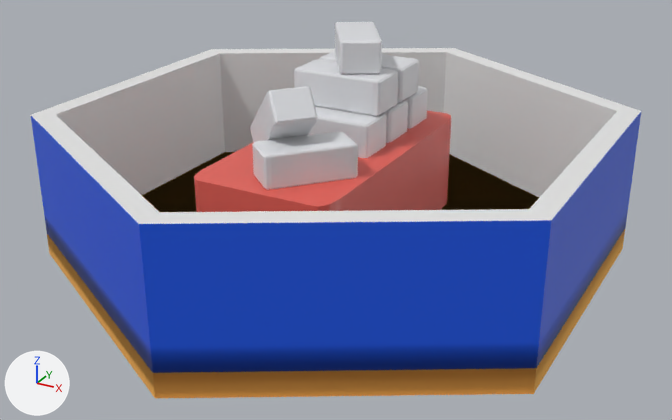
The FBX model Assets/Models/beeswaxFactory.fbx as it was, and as the next commit left it.
Before and after are seen from a 50 mm camera at (0.702, -1.283, 0.7) aimed at (0.017, -0.038, 0.077). The lights are fixed; the arrows at lower left show +X, +Y and +Z. Where no turn or scale is listed for an object, it has been applied to the vertices. Vertices at the same position are counted once.

In view in the first picture: 'Cube.008', 'HexFloor'.
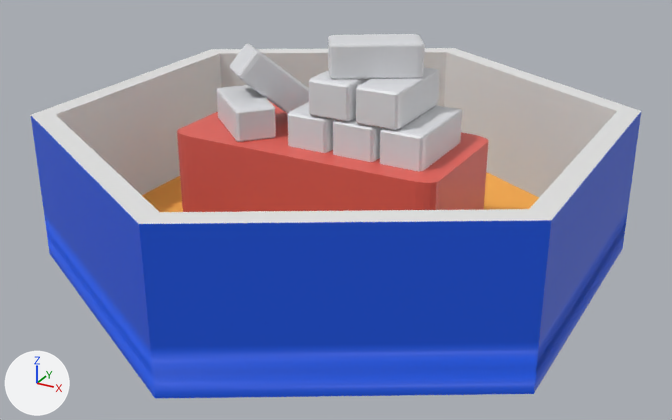
Location of each change, (x1, y1, x2, y2) in pixels of the pictures (672 x 420 px):
'beewaxbricks', added
    after: (177, 34, 488, 212)
    faces in mat_beeswaxbrick_008 (white #e2e3e7): (217, 34, 462, 171)
    faces in mat_table (red #e76156): (177, 99, 488, 212)
'Cube.008', deleted
    before: (194, 22, 451, 212)
    faces in mat_table (red #e76156): (194, 110, 451, 212)
    faces in mat_beeswaxbrick_004 (white #e2e3e7): (252, 132, 358, 190)
    faces in mat_beeswaxbrick_006 (white #e2e3e7): (294, 60, 398, 116)
    faces in mat_beeswaxbrick_007 (white #e2e3e7): (250, 86, 318, 143)
    faces in mat_beeswaxbrick_008 (white #e2e3e7): (335, 22, 382, 74)
part 1 of me_cylinder, recoloured
    both: (47, 229, 625, 398)

What the commit changed:
me_cylinder has 42 vertices, 36 faces and spans x -0.433..0.433, y -0.5..0.5, z -0.02..0.232.
me_cylinder is used by ob_hexfloor; location (0.0, 0.0, 0.0).
me_cylinder part 1: 6 faces spanning x -0.433..0.433, y -0.5..0.5, z -0.02..0.02 switch from mat_material (orange #ffc666) to mat_wall (blue #1656e7).
me_cylinder no longer uses material mat_bottom_inter_wall (white #e7e7e7).
Mesh me_cube_008 is new.
It has 496 vertices, 458 faces and spans x -0.255..0.227, y -0.121..0.122, z -0.157..0.195.
Faces by material slot: [432, 26].
It uses material mat_beeswaxbrick_008 (white #e2e3e7).
It uses material mat_table (red #e76156).
Object 'Cube.008' (ob_cube_008) is deleted.
Object 'beewaxbricks' (ob_beewaxbricks) is new; it shows me_cube_008.
Its location is (-0.001, 0.001, 0.167).
